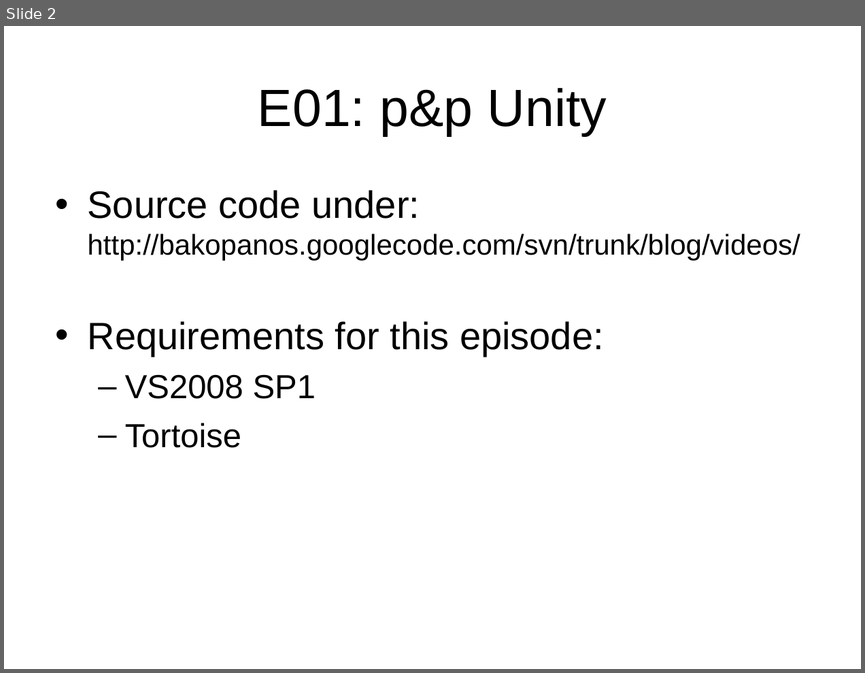
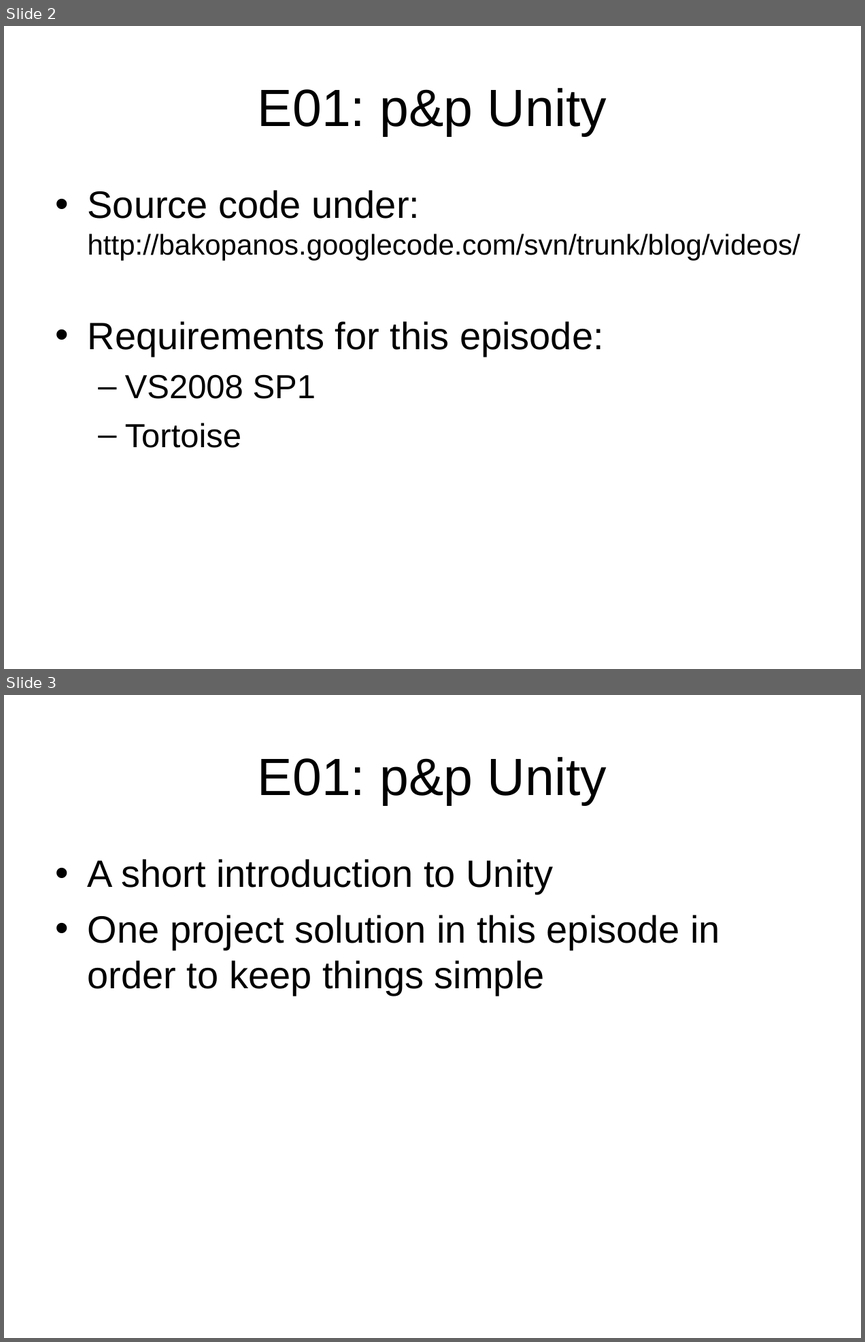
Before and after one commit to Raconeisteron/bakopanos, a slide deck: blog/videos/DeadDevsSociety.ppt. Shown one above the other, each under a label of ours: slide 2 before the commit, slides 2 and 3 after it. The pictures are 865x673 and 865x1342 pixels, drawn with LibreOffice and Linux fonts; fonts in the diff are those of the drawing; background and template pictures are left out. Boxes give left, top, right and bottom in pixels: in the first picture for what was removed or moved away, otherwise in the second. Text is boxed around its words. In the diff, an @@ line names an element or a change of style, - is before the commit and + after.

Commit message:
episode01

```diff
--- a/blog/videos/DeadDevsSociety.ppt
+++ b/blog/videos/DeadDevsSociety.ppt
@@ slide 3 added at (4, 695, 861, 1338), background #FFFFFF @@
@@ title added at (258, 757, 606, 805), 44 pt, text #000000 @@
+E01: p&p Unity
@@ text added at (88, 859, 720, 996), 32 pt, text #000000 @@
+• A short introduction to Unity
+• One project solution in this episode in order to keep things simple
```
Also in this commit, not shown: 2 other slides added, 15 other files.
